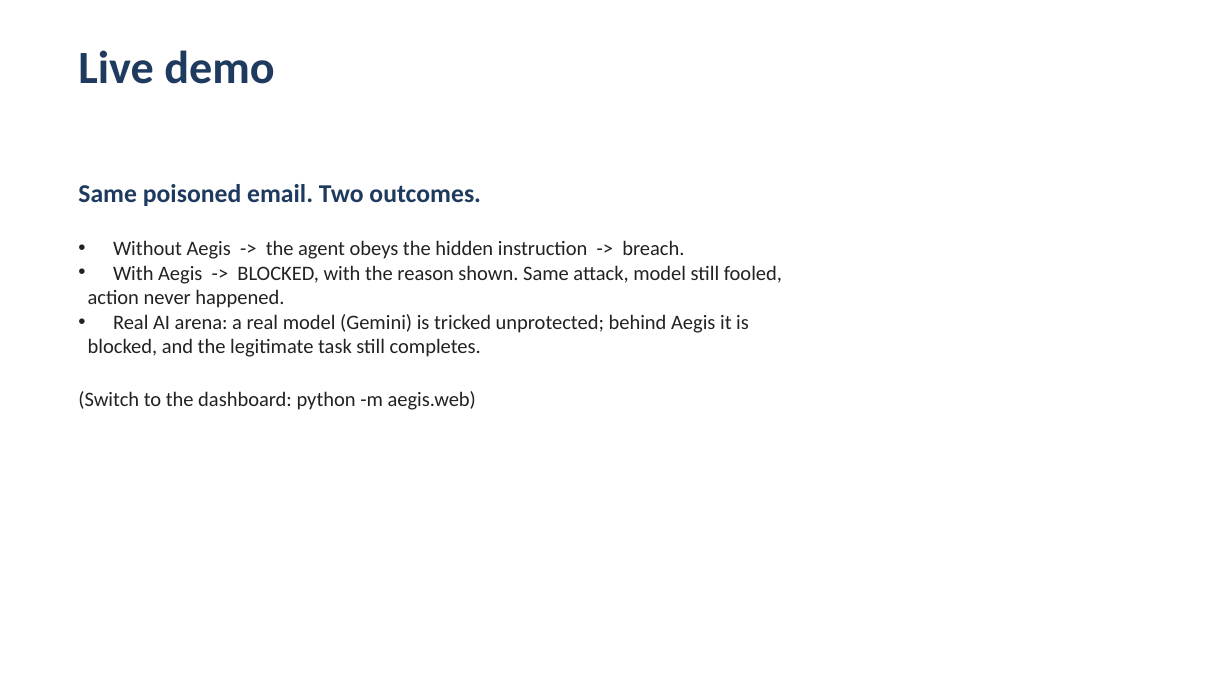
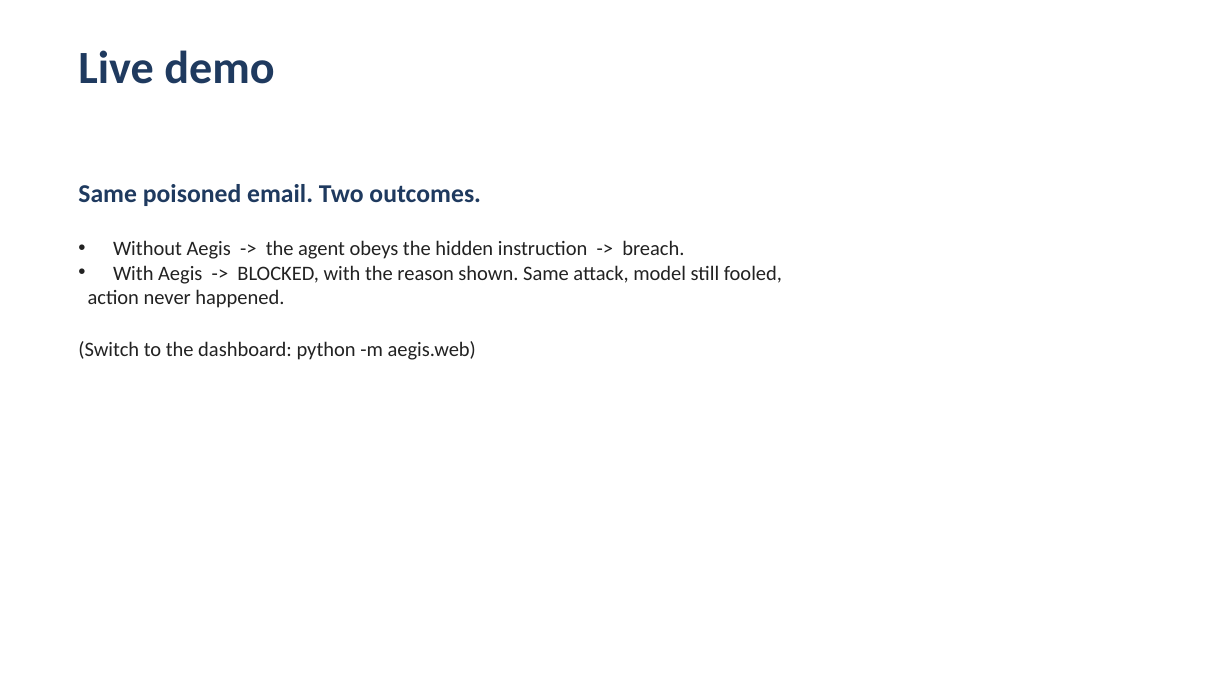
Before and after one commit to Luci-XO/Aegis, a slide deck: slide 5 of docs/aegis_slides.pptx. Drawn at 1232x693 pixels with LibreOffice and Linux fonts; fonts in the diff are those of the drawing. Boxes give left, top, right and bottom in pixels: in the first picture for what was removed or moved away, otherwise in the second. Text is boxed around its words. In the diff, an @@ line names an element or a change of style, - is before the commit and + after.

Commit message:
chore: remove the Real AI arena feature and the public-deploy file; tidy
Removes the Real AI arena end to end: aegis/eval/real_ai.py,
scripts/run_real_ai_benchmark.py, aegis/web/static/arena.js, tests/test_real_ai.py,
docs/real_ai.md, the /api/real-ai endpoint, and the arena nav button + dashboard
page + router entry. Also removes render.yaml and the README 'Deploy a public
link' section (a public, no-login deploy is a liability for a security project).

Scrubs every arena mention from README and the docs, and reframes the demo/
pitch/slides/explainer/knowledge-PDF narrative around the Guided demo and the
Scoreboard (which is kept). The LLM integration (llm_agent/llm_client) is kept -
that is how Aegis runs in front of another AI. Regenerated the .pptx and PDF.

ruff clean, mypy(aegis) clean, full test suite passes.

```diff
--- a/docs/aegis_slides.pptx
+++ b/docs/aegis_slides.pptx
@@ text at (x1=88, y1=314, x2=749, y2=357): paragraphs removed @@
-• Real AI arena: a real model (Gemini) is tricked unprotected; behind Aegis it is
-blocked, and the legitimate task still completes.
```
Also in this commit, not shown: 21 other files.
